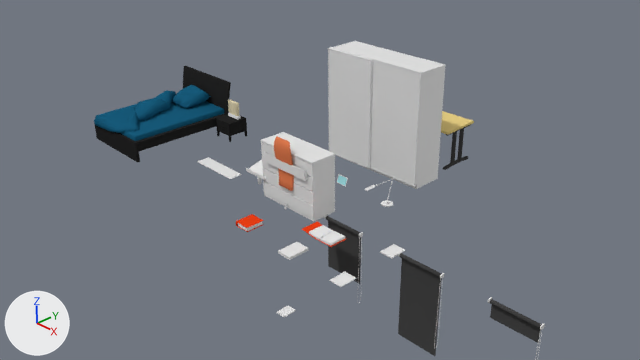
The Blender file blender/Bedroom.blend as it was, and as the next commit left it.
Rendered twice from the file's camera 'Camera'. Arrows for +X, +Y and +Z are at lower left; the lights stay in place.

In view in the first picture: 'Bed', 'Blanket', 'Chair_Backrest', 'Closet', 'Closet_Door', 'Closet_Door.001', 'Desk', 'Dresser', 'Folder1', 'Folder1_Open', 'Lamp_Base', 'Lamp_Shade', 'Mattress', 'Nightstand', 'Nightstand_Drawer', 'Nightstand_Drawer.001', 'Nightstand_Lamp', 'Paper_Stack', 'Pillow', 'RollerBlind_70_143', 'RollerBlind_70_30', 'RollerBlind_70_93', 'Shelf'.
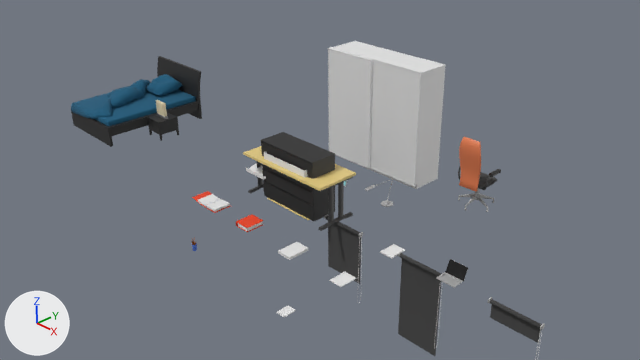
ob_chair is not drawn itself; it is the parent of ob_chair_base.

Edits to the bpy script that builds the scene:
```text
Change mat_folder:
    mat_folder: diffuse_material('Folder') -> principled_material('Folder')
Change mat_metal:
    mat_metal: diffuse_material('Metal') -> principled_material('Metal')
Change mat_rubber:
    mat_rubber: diffuse_material('Rubber') -> principled_material('Rubber')
Change mat_seat_back:
    mat_seat_back: diffuse_material('Seat_Back') -> principled_material('Seat_Back')
Change mat_some_wood:
    mat_some_wood: diffuse_material('Some Wood') -> principled_material('Some Wood')
Change mat_lamp_base:
    mat_lamp_base: diffuse_material('Lamp_Base') -> principled_material('Lamp_Base')
    mat_lamp_base.base_color: (0.8, 0.8, 0.8) -> (0.311, 0.311, 0.311)  # white #e7e7e7 -> grey #979797
    mat_lamp_base.metallic: 0.0 -> 1.0
Change mat_lamp_shade:
    mat_lamp_shade: diffuse_material('Lamp_Shade') -> principled_material('Lamp_Shade')
Change mat_pillow:
    mat_pillow: diffuse_material('Pillow') -> principled_material('Pillow')
    mat_pillow.roughness: 0.5 -> 1.0
Change me_dresser:
    where me_dresser.from_pydata(...)  # 64 vertices, 62 faces; spans x -0.6..0.6, y -0.245..0.225, z 0.0..1.0
    add me_dresser.materials.append(mat_some_wood)  # black #252525
Change me_paper_stack:
    where me_paper_stack.from_pydata(...)  # 108 vertices, 106 faces; spans x 0.005..0.233, y -0.151..0.151, z 0.004..0.064
    add me_paper_stack.materials.append(mat_paper)  # white #e7e7e7
Change me_circle_004:
    where me_circle_004.from_pydata(...)  # 94 vertices, 80 faces; spans x -0.1..0.1, y -0.1..0.1, z 0.0..0.054
    add me_circle_004.materials.append(mat_aluminium)  # light grey #dfdfdf
Change me_circle_006:
    where me_circle_006.from_pydata(...)  # 98 vertices, 84 faces; spans x -0.013..0.0, y -0.014..0.014, z -0.014..0.404
    add me_circle_006.materials.append(mat_aluminium)  # light grey #dfdfdf
Change me_lamp_shade:
    where me_lamp_shade.from_pydata(...)  # 126 vertices, 122 faces; spans x -0.046..0.034, y -0.27..0.014, z -0.014..0.018
    add me_lamp_shade.materials.append(mat_aluminium)  # light grey #dfdfdf
Change me_circle_003:
    where me_circle_003.from_pydata(...)  # 72 vertices, 84 faces; spans x -0.0352..0.0352, y -0.0361..0.0361, z 0.0..0.1018
    add me_circle_003.materials.append(mat_material)  # blue #517ce7
Change me_pencil_middle:
    where me_pencil_middle.from_pydata(...)  # 14 vertices, 18 faces; spans x -0.0034..0.0034, y -0.0039..0.0039, z -0.0642..0.08
    add me_pencil_middle.materials.append(mat_pencil)  # brown #965111
Change me_pencil_short:
    where me_pencil_short.from_pydata(...)  # 14 vertices, 18 faces; spans x -0.0034..0.0034, y -0.0039..0.0039, z -0.0475..0.0633
    add me_pencil_short.materials.append(mat_pencil)  # brown #965111
Change me_pencil_long:
    where me_pencil_long.from_pydata(...)  # 14 vertices, 18 faces; spans x -0.003..0.003, y -0.004..0.004, z -0.083..0.099
    add me_pencil_long.materials.append(mat_pencil)  # brown #965111
Change me_plane_012:
    where me_plane_012.from_pydata(...)  # 8 vertices, 6 faces; spans x -0.5..0.5, y -0.25..0.0, z -0.01..0.0
    add me_plane_012.materials.append(mat_tabletop)  # yellow #e7ce83
Change ob_folder1_open:
    ob_folder1_open.location: (1.18, -0.4, 0.04) -> (-0.82, -1.0, 0.04)
Change ob_pencil_cup:
    ob_pencil_cup.location: (-1.0, 0.0, 0.0) -> (0.0, -2.0, 0.0)
Change ob_shelf:
    ob_shelf.location: (-2.0, 0.0, 0.0) -> (0.0, 0.0, 0.0)
Change ob_chair:
    ob_chair.location: (0.0, 0.0, 0.0) -> (2.0, 2.0, 0.0)
Change ob_desk:
    ob_desk.location: (0.0, 3.0, 0.0) -> (0.0, 0.0, 0.0)
Change ob_nightstand:
    ob_nightstand.location: (-3.0, 0.92, 0.0) -> (-4.0, 0.0, 0.0)
Change ob_nightstand_lamp:
    ob_nightstand_lamp.location: (-3.0, 1.0, 0.38) -> (-4.0, 0.0, 0.37)
Change ob_bed:
    ob_bed.location: (-4.0, 0.0, 0.0) -> (-5.0, 0.0, 0.0)
Change ob_laptop_body_001:
    ob_laptop_body_001.location: (0.0, 0.0, 0.0) -> (3.0, 0.0, 0.0)
```

Changed parts and their boxes (x1, y1, x2, y2) in the pictures (640 x 360 px):
'Dresser', recoloured (grey to black)
    both: (261, 132, 335, 221)
'Bed', recoloured, moved
    before: (95, 66, 231, 162)
    after: (71, 56, 202, 147)
'Mattress', recoloured, moved
    before: (121, 101, 224, 141)
    after: (96, 90, 196, 126)
'Blanket', recoloured, moved
    before: (94, 90, 176, 133)
    after: (71, 79, 150, 119)
'Desk', recoloured, moved
    before: (441, 111, 474, 170)
    after: (243, 146, 356, 231)
'Chair_Backrest', recoloured, moved
    before: (274, 136, 294, 191)
    after: (459, 137, 481, 192)
'Pillow', recoloured, moved
    before: (171, 85, 211, 108)
    after: (145, 74, 182, 96)
'Nightstand', recoloured, moved
    before: (216, 114, 247, 142)
    after: (147, 112, 179, 141)
'Shelf', recoloured, moved
    before: (197, 157, 242, 179)
    after: (267, 198, 310, 220)
'Folder_Open_PapersA', moved
    before: (320, 231, 345, 246)
    after: (206, 199, 230, 212)
'Nightstand_Lamp', recoloured, moved
    before: (228, 100, 241, 120)
    after: (155, 100, 168, 119)
'Folder_Open_PapersB', moved
    before: (309, 225, 333, 240)
    after: (198, 194, 220, 207)
'Laptop_Screen.001', moved (not visible before)
    after: (445, 259, 468, 281)
'Folder1_Open', recoloured, moved
    before: (302, 222, 346, 247)
    after: (192, 191, 230, 213)
'Folder1', recoloured
    both: (236, 214, 264, 232)
'Chair_Base', moved
    before: (284, 202, 288, 210)
    after: (458, 193, 495, 212)
'Laptop_Body.001', moved (not visible before)
    after: (436, 272, 463, 288)
'Chair_Seat', moved (not visible before)
    after: (478, 172, 497, 189)
'Nightstand_Drawer', recoloured, moved
    before: (216, 119, 229, 129)
    after: (148, 118, 159, 128)
'Nightstand_Drawer.001', recoloured, moved
    before: (217, 125, 229, 135)
    after: (149, 124, 160, 134)
'Chair_Armrest', recoloured, moved (not visible before)
    after: (458, 167, 501, 190)
'Lamp_Base', recoloured
    both: (381, 200, 393, 207)
'Pencil_Cup', recoloured, moved
    before: (257, 178, 262, 184)
    after: (192, 243, 197, 251)
'Paper_Stack', recoloured
    both: (238, 222, 263, 231)
'Lamp_Shade', recoloured
    both: (365, 184, 376, 191)
'Circle.003', recoloured
    both: (376, 178, 395, 186)
'Circle.002', recoloured
    both: (386, 178, 393, 202)
'Chair_Leg', moved (not visible before)
    after: (475, 188, 479, 194)
